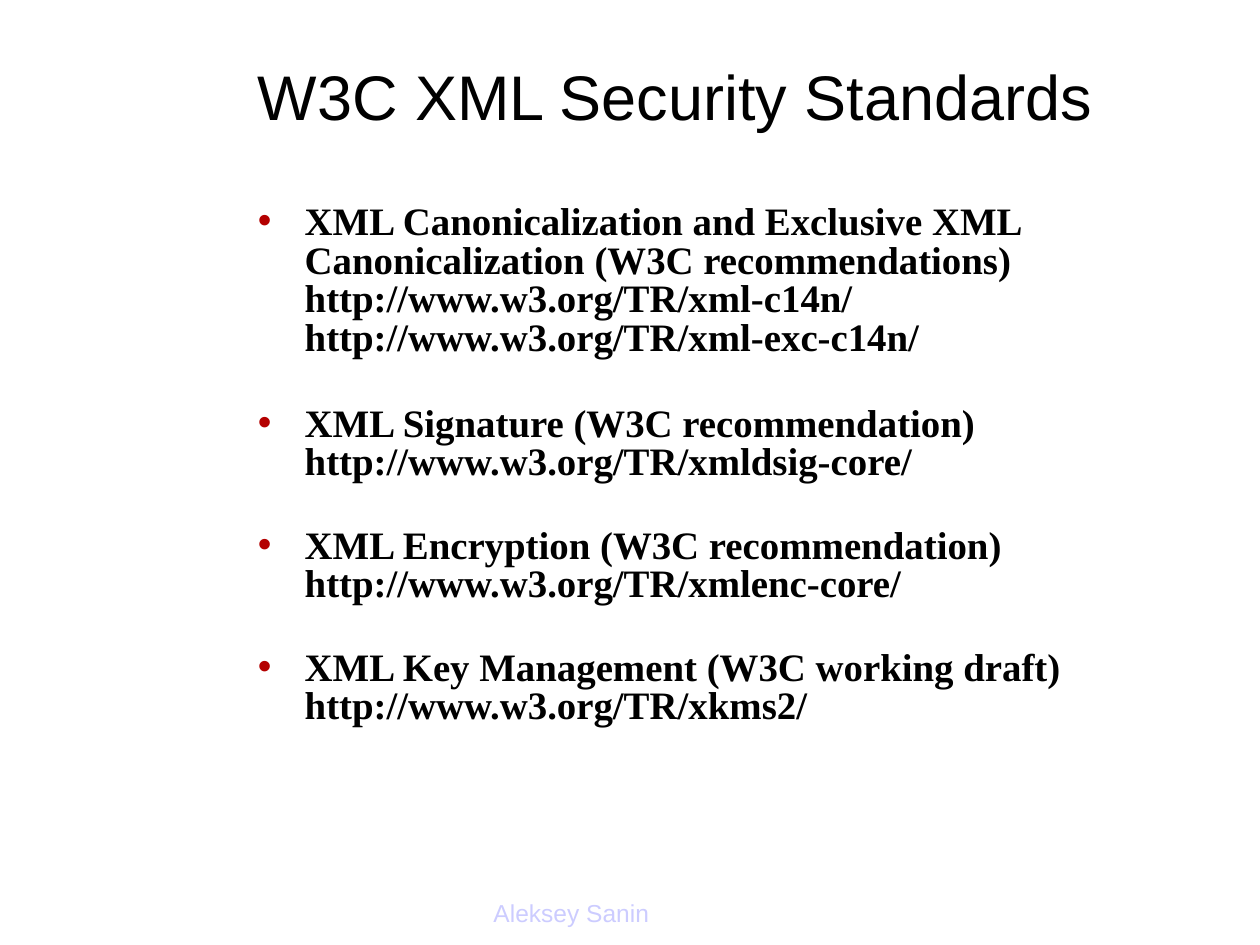
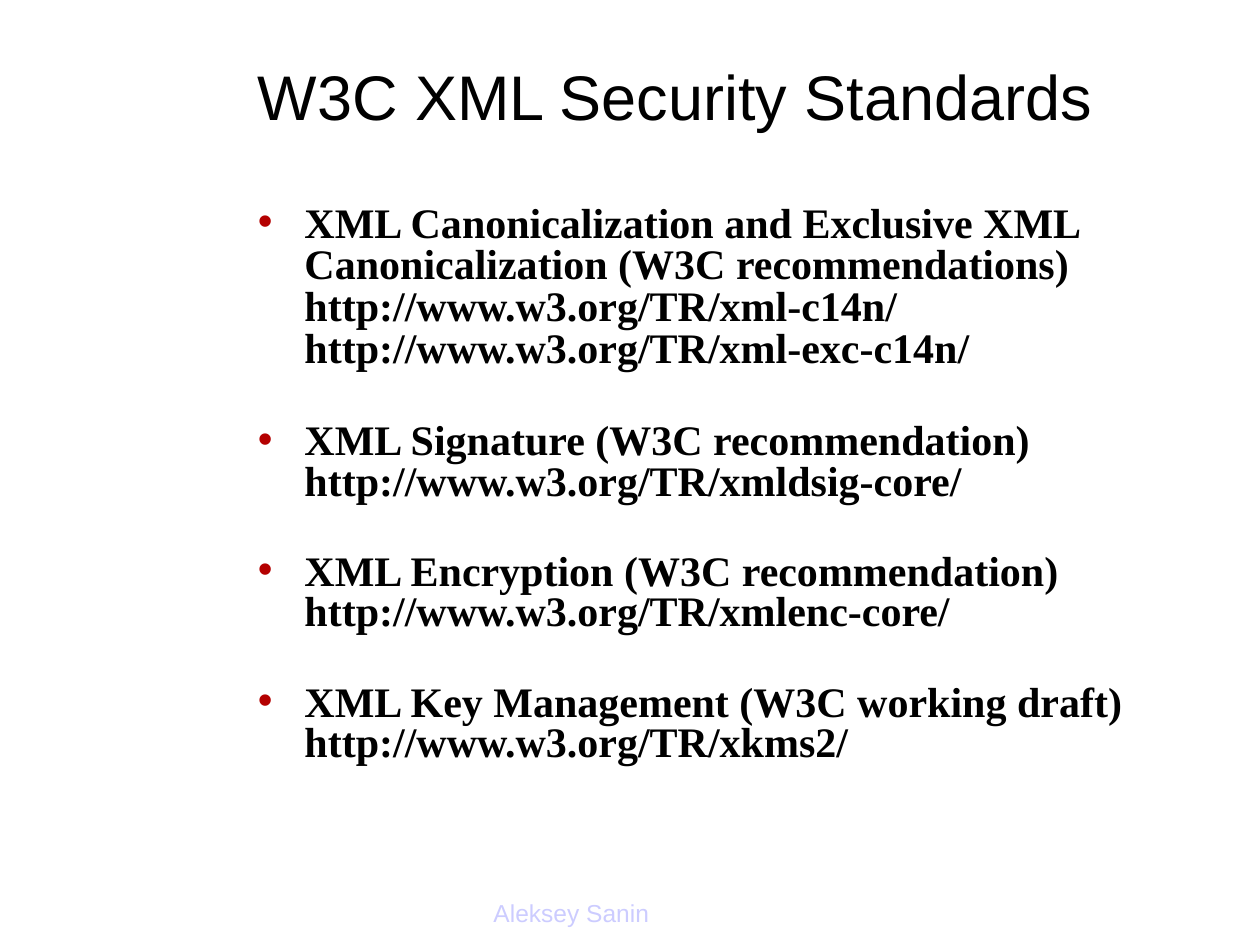
Before and after one commit to lsh123/xmlsec, a slide deck: slide 3 of docs/extra/xmlsec_oscon_2003.ppt. Drawn at 1260x945 pixels with LibreOffice and Linux fonts; fonts in the diff are those of the drawing; background and template pictures are left out. Boxes give left, top, right and bottom in pixels: in the first picture for what was removed or moved away, otherwise in the second. Text is boxed around its words. In the diff, an @@ line names an element or a change of style, - is before the commit and + after.

```diff
--- a/docs/extra/xmlsec_oscon_2003.ppt
+++ b/docs/extra/xmlsec_oscon_2003.ppt
@@ text "XML Canonicalization and Exclusive XML ..." at [304, 209, 1122, 766]: size 22.2 to 24 pt @@
```
Also in this commit, not shown: 5 other slides changed, 13 other files.
